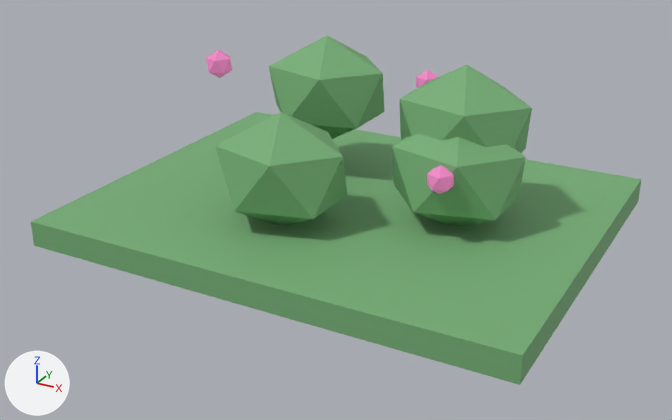
Two versions of the glTF model public/assets/harthmere/glb/gathering_nodes/greenmere_berry_thicket/greenmere_berry_thicket.lod1.glb, one commit apart.
Before and after are seen from a camera (50 mm lens) standing at (1.9, -3.62, 1.86) and looking at (0.0, -0.15, 0.12). Every picture has the same lights, and +X, +Y and +Z are marked at lower left. The older version comes first. Vertices at exactly the same position are counted once.
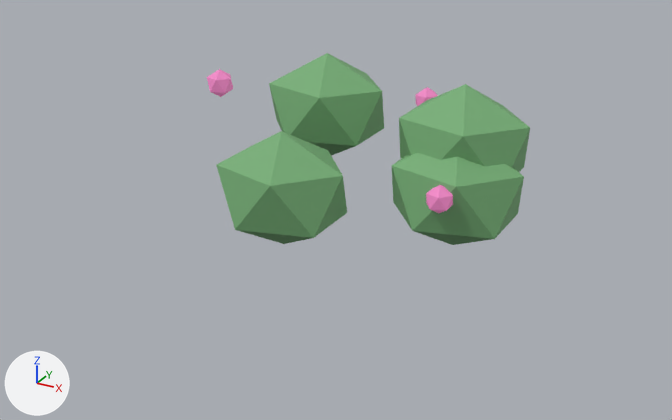
The change, as a diff of the scene's bpy script:
```diff
--- a/public/assets/harthmere/glb/gathering_nodes/greenmere_berry_thicket/greenmere_berry_thicket.lod1.glb.py
+++ b/public/assets/harthmere/glb/gathering_nodes/greenmere_berry_thicket/greenmere_berry_thicket.lod1.glb.py
@@ me_mesh_0 @@
 # used by ob_mesh_0; location = (-1.15, 0.925, 0.0); scale = (0.00014, 0.00014, 0.00014)
-me_mesh_0.from_pydata(...)  # 116 vertices, 192 faces; spans x 0.0..16383.0, y -13178.0..0.0, z 0.0..6019.0
+me_mesh_0.from_pydata(...)  # 108 vertices, 180 faces; spans x 0.0..16383.0, y -13256.0..0.0, z 0.0..8647.0
+# me_mesh_0 part 1: a new loose piece, an icosphere of 20 faces spanning x 9436.0..16383.0, y -9126.0..-3509.0, z 0.0..6214.0, in mat_greenmere_berry_thicket_green_001 (green #76ad76)
+# me_mesh_0 part 2: a new loose piece, an icosphere of 20 faces spanning x 0.0..6947.0, y -5616.0..0.0, z 2056.0..8270.0, in mat_greenmere_berry_thicket_green_001 (green #76ad76)
+# me_mesh_0 part 3: a new loose piece, an icosphere of 20 faces spanning x 1670.0..8618.0, y -13256.0..-7640.0, z 0.0..6214.0, in mat_greenmere_berry_thicket_green_001 (green #76ad76)
+# me_mesh_0 part 4: a new loose piece, an icosphere of 20 faces spanning x 9140.0..16087.0, y -7773.0..-2157.0, z 2056.0..8270.0, in mat_greenmere_berry_thicket_green_001 (green #76ad76)
+# me_mesh_0 part 5: a new loose piece, an icosphere of 20 faces spanning x 342.0..1670.0, y -10304.0..-9041.0, z 7162.0..8647.0, in mat_greenmere_berry_thicket_highlight_001 (pink #d376ad, glowing purple #83476b)
+# me_mesh_0 part 6: a new loose piece, an icosphere of 20 faces spanning x 12598.0..13926.0, y -9969.0..-8705.0, z 3050.0..4535.0, in mat_greenmere_berry_thicket_highlight_001 (pink #d376ad, glowing purple #83476b)
+# me_mesh_0 part 7: a new loose piece, an icosphere of 20 faces spanning x 8200.0..9528.0, y -1642.0..-379.0, z 5106.0..6591.0, in mat_greenmere_berry_thicket_highlight_001 (pink #d376ad, glowing purple #83476b)
+# me_mesh_0 part 8: the loose piece of 12 vertices spanning x 4887.0..9219.0, y -10916.0..-7413.0, z 627.0..4502.0 is deleted
+# me_mesh_0 part 9: the loose piece of 12 vertices spanning x 9729.0..14062.0, y -8340.0..-4838.0, z 627.0..4502.0 is deleted
+# me_mesh_0 part 10: the loose piece of 12 vertices spanning x 8959.0..9787.0, y -3673.0..-2886.0, z 3811.0..4737.0 is deleted
+# me_mesh_0 part 11: the loose piece of 12 vertices spanning x 9545.0..13877.0, y -7497.0..-3994.0, z 1909.0..5784.0 is deleted
+# me_mesh_0 part 12: the loose piece of 12 vertices spanning x 4059.0..4887.0, y -9075.0..-8287.0, z 5093.0..6019.0 is deleted
+# me_mesh_0 part 13: the loose piece of 12 vertices spanning x 3846.0..8178.0, y -6152.0..-2649.0, z 1909.0..5784.0 is deleted
+# me_mesh_0 part 14: the loose piece of 12 vertices spanning x 11702.0..12530.0, y -8865.0..-8078.0, z 2529.0..3455.0 is deleted
+# me_mesh_0 part 15: the loose piece of 8 vertices spanning x 0.0..16383.0, y -13178.0..0.0, z 0.0..855.0 is deleted
+# other edits to the shape of me_mesh_0 do not show in these pictures
 me_mesh_0.materials.append(mat_greenmere_berry_thicket_green_001)
@@ ob_mesh_0 @@
 ob_mesh_0 = bpy.data.objects.new('Mesh_0', me_mesh_0)
-ob_mesh_0.location = (-1.15, 0.925, 0.0)
-ob_mesh_0.scale = (0.00014, 0.00014, 0.00014)
+ob_mesh_0.location = (-0.61, 0.553, 0.0)
+ob_mesh_0.scale = (0.0000875, 0.0000875, 0.0000875)
```

Where the change shows, as pixel boxes (x1, y1, x2, y2) in the pictures (672 x 420 px):
'Mesh_0', reshaped, moved, rescaled (47% narrower, 45% shorter)
    before: (31, 35, 641, 385)
    after: (207, 53, 530, 245)
part 1 of me_mesh_0, added (green)
    after: (392, 153, 524, 245)
part 2 of me_mesh_0, added (green)
    after: (269, 53, 384, 156)
part 3 of me_mesh_0, added (green)
    after: (216, 131, 347, 244)
part 4 of me_mesh_0, added (green)
    after: (399, 84, 530, 172)
part 5 of me_mesh_0, added
    after: (207, 69, 233, 97)
part 6 of me_mesh_0, added
    after: (426, 185, 453, 213)
part 7 of me_mesh_0, added
    after: (415, 87, 438, 106)
part 8 of me_mesh_0, deleted (green)
    before: (215, 112, 347, 225)
part 9 of me_mesh_0, deleted (green)
    before: (392, 134, 526, 226)
part 10 of me_mesh_0, deleted
    before: (416, 70, 438, 88)
part 11 of me_mesh_0, deleted (green)
    before: (400, 65, 532, 153)
part 12 of me_mesh_0, deleted
    before: (206, 50, 232, 78)
part 13 of me_mesh_0, deleted (green)
    before: (269, 35, 385, 139)
part 14 of me_mesh_0, deleted
    before: (427, 165, 454, 194)
part 15 of me_mesh_0, deleted (green)
    before: (31, 112, 641, 385)
